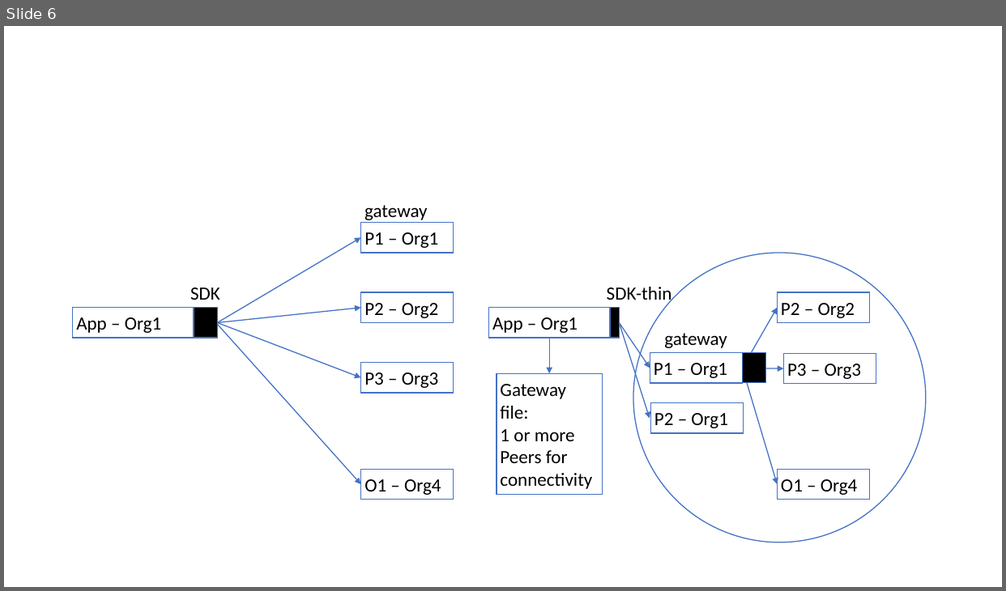
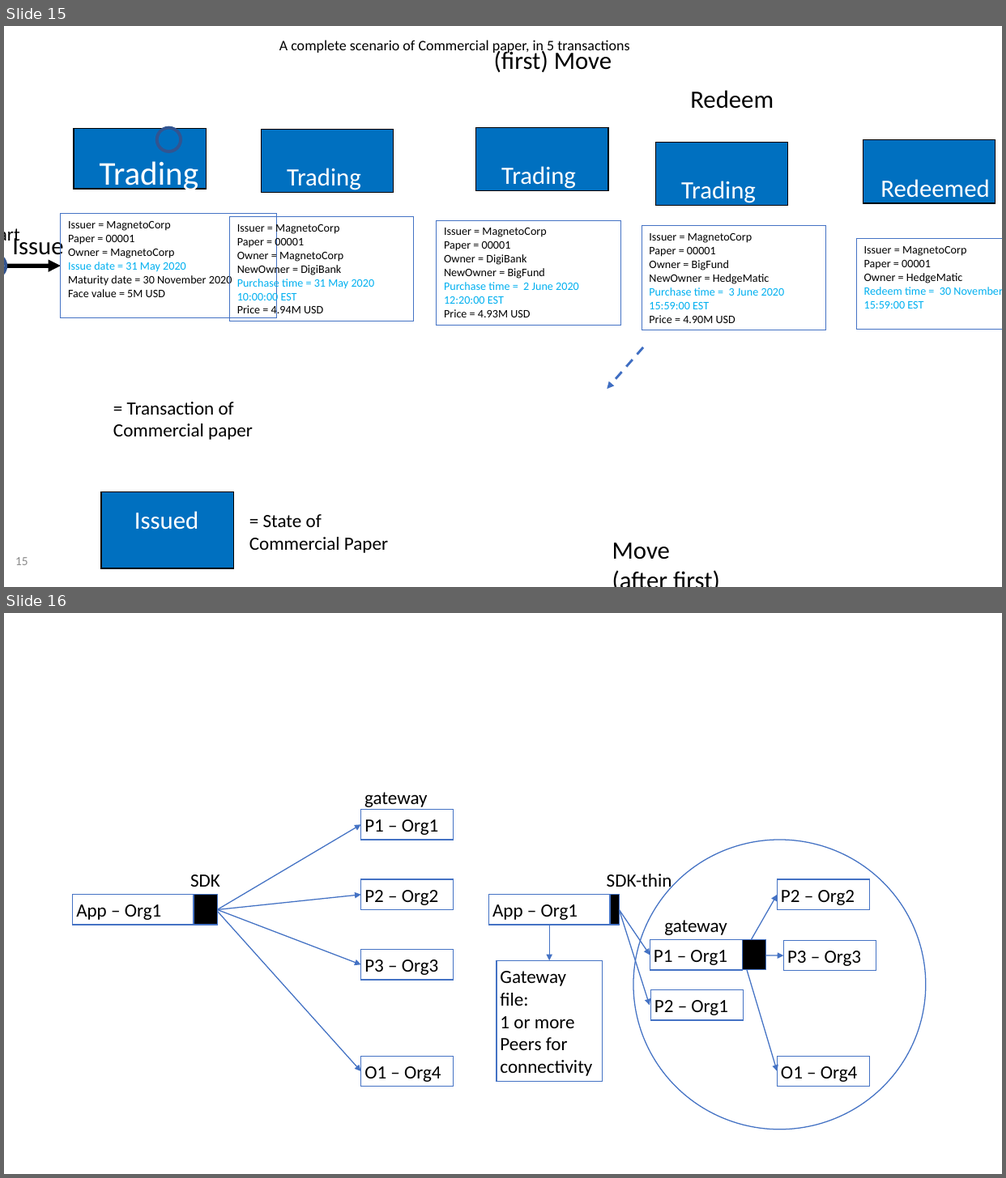
Before and after one commit to hyperledger/fabric, a slide deck: docs/source/developapps/diagrams.pptx. Shown one above the other, each under a label of ours: slide 6 before the commit, slides 15 and 16 after it. The pictures are 1006x591 and 1006x1178 pixels, drawn with LibreOffice and Linux fonts; fonts in the diff are those of the drawing. Boxes give left, top, right and bottom in pixels: in the first picture for what was removed or moved away, otherwise in the second. Text is boxed around its words. In the diff, an @@ line names an element or a change of style, - is before the commit and + after.

```diff
--- a/docs/source/developapps/diagrams.pptx
+++ b/docs/source/developapps/diagrams.pptx
@@ slide 15 added at [4, 26, 1002, 587], background #FFFFFF @@
@@ text added at [279, 40, 629, 54], 14 pt, text #000000 @@
+A complete scenario of Commercial paper, in 5 transactions
@@ text added at [494, 48, 612, 72], 24 pt, text #000000 @@
+(first) Move
@@ text added at [690, 90, 774, 109], 24 pt, text #000000 @@
+Redeem
@@ rectangle added at [74, 129, 206, 189], fill #0070C0, outline #000000 1 pt, 32 pt, text #FFFFFF @@
+Trading
@@ ellipse added at [157, 128, 181, 152], outline #325491 3 pt @@
@@ rectangle added at [262, 130, 394, 193], fill #0070C0, outline #000000 1 pt, 24 pt, text #FFFFFF @@
+Trading
@@ rectangle added at [476, 128, 609, 191], fill #0070C0, outline #000000 1 pt, 24 pt, text #FFFFFF @@
+Trading
@@ rectangle added at [656, 142, 789, 206], fill #0070C0, outline #000000 1 pt, 24 pt, text #FFFFFF @@
+Trading
@@ rectangle added at [863, 139, 995, 203], fill #0070C0, outline #000000 1 pt, 24 pt, text #FFFFFF @@
+Redeemed
@@ text added at [4, 219, 29, 248], 18 pt, text #000000 @@
+= Start
@@ rectangle added at [61, 214, 277, 318], outline #4472C4 0.75 pt, 11 pt, text #000000 @@
+Issuer = MagnetoCorp
+Paper = 00001
+Owner = MagnetoCorp
+Issue date = 31 May 2020
+Maturity date = 30 November 2020
+Face value = 5M USD
@@ rectangle added at [230, 217, 414, 322], outline #4472C4 0.75 pt, 11 pt, text #000000 @@
+Issuer = MagnetoCorp
+Paper = 00001
+Owner = MagnetoCorp
+NewOwner = DigiBank
+Purchase time = 31 May 2020 10:00:00 EST
+Price = 4.94M USD
@@ text added at [12, 233, 63, 261], 24 pt, text #000000 @@
+Issue
@@ rectangle added at [437, 220, 621, 326], outline #4472C4 0.75 pt, 11 pt, text #000000 @@
+Issuer = MagnetoCorp
+Paper = 00001
+Owner = DigiBank
+NewOwner = BigFund
+Purchase time = 2 June 2020 12:20:00 EST
+Price = 4.93M USD
@@ rectangle added at [641, 226, 826, 331], outline #4472C4 0.75 pt, 11 pt, text #000000 @@
+Issuer = MagnetoCorp
+Paper = 00001
+Owner = BigFund
+NewOwner = HedgeMatic
+Purchase time = 3 June 2020 15:59:00 EST
+Price = 4.90M USD
@@ rectangle added at [857, 238, 1002, 329], outline #4472C4 0.75 pt, 11 pt, text #000000 @@
+Issuer = MagnetoCorp
+Paper = 00001
+Owner = HedgeMatic
+Redeem time = 30 November 2020 15:59:00 EST
@@ ellipse added at [4, 254, 6, 278], outline #325491 3 pt @@
@@ arrow added from (6, 267) to (61, 267), #000000 4 pt @@
@@ arrow added from (643, 348) to (607, 389), #3F6FC3 2.25 pt dashed @@
@@ text added at [113, 402, 253, 440], 18 pt, text #000000 @@
+= Transaction of Commercial paper
@@ rectangle added at [101, 493, 234, 569], fill #0070C0, outline #000000 1 pt, 24 pt, text #FFFFFF @@
+Issued
@@ text added at [249, 514, 388, 553], 18 pt, text #000000 @@
+= State of
+Commercial Paper
@@ page number added at [15, 557, 28, 565], 12 pt, text #8C8C8C @@
+15
@@ text added at [612, 543, 670, 560], 24 pt, text #000000 @@
+Move
+(after first)
@@ what was slide 6 is now slide 16 @@
```
Also in this commit, not shown: 9 other slides added, 12 other files.
